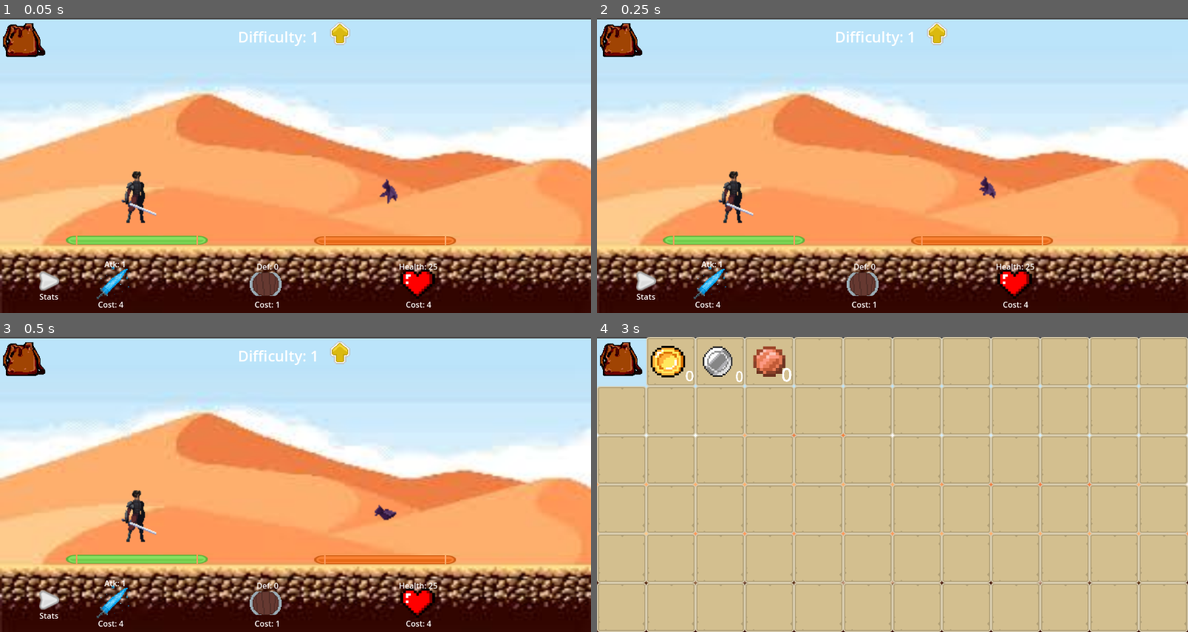
Above: before the commit, frames 1-4 (two rows, left to right).
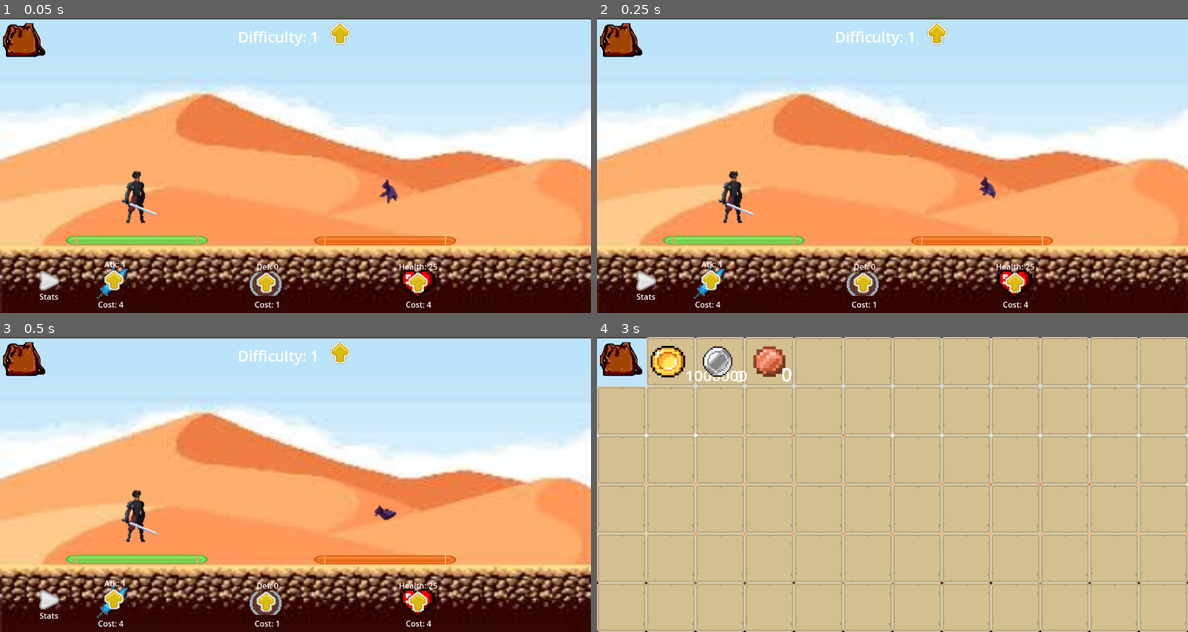
Above: after the commit, the same moments.

Repository: KislikRussellSA/First_Game_t3
Game: Godot game, scene res://try2.tscn
Same seed, same stepped clock (60 frames per second), same inputs: the game is played once before the commit and once after it.
Inputs (mouse positions are in pixels of both pictures, inside the frame that each line leads up to):
- Up to frame 1 (0.05 s): no input
- Up to frame 2 (0.25 s): no input
- Up to frame 3 (0.5 s): no input
- Up to frame 4 (3 s): click "Stats" at 0.5 s; click "Stats" at 1.25 s; click "Stats" at 2 s; move the mouse to (620, 360) at 2.77 s; click (620, 360) at 2.85 s

The runs differ from the first frame. In frame 1, 0.5% of the frame differs, in the area x 17-73%, y 85-94%; in frame 2, 0.5%; in frame 3, 0.5%; in frame 4, 0.2%.

Commit message:
Added multi-coin drop

Diff:
--- a/main.gd
+++ b/main.gd
@@ -35,10 +35,15 @@
 var mon_a = "Attack_dog"
 var mon_d = "Death_dog"
 var factor = 1
+var i = 0
+var cur = 0
+var cont = false
+var end = rng.rand_weighted([0, .5, .3, .1, .075, .025])
+var tell = true
 @export var game: String:
 	set = set_type
 @export var coin: PackedScene = preload("res://coin.tscn")
-@export var coins : Dictionary = {"Copper": 0, "Silver": 0, "Gold": 0}
+@export var coins : Dictionary = {"Copper": 0, "Silver": 0, "Gold": 1000000}
 # Called when the node enters the scene tree for the first time.
 
 func set_type(_type):
@@ -263,39 +268,55 @@
 		$MainChar.play("Death")
 		$Label.visible = true
 	if $EnemyHealth.value <= 0 and Difficulty != 0:
+		if tell:
+			i = 0
+			cur = 0
+			cont = false
+			end = rng.rand_weighted([0, .5, .3, .1, .075, .025])
+			tell = false
+		if stopped == 0 and cont:
+			$Enemy.play(mon_d)
+			$MainHealth.value += 15 * health
+			stopped += 1
 		if stopped == 0:
-			c = coin.instantiate()
-			c._picked_up.connect(add_coin)
+			if i == cur:
+				c = coin.instantiate()
+				c._picked_up.connect(add_coin)
+				$Node2D2.add_child(c)
+				c.type = rng.rand_weighted([drop_copper, drop_silver, drop_gold])
+				c.position.x = 798
+				c.position.y = 360
+				vx = rng.randf_range(100, 350)
+				vy = rng.randf_range(100, 350)
+				dir = rng.randi_range(0, 1)
+				cur += 1
 			$Enemy.stop()
-			stopped += 1
-			$Enemy.play(mon_d)
-			$Node2D2.add_child(c)
-			c.type = rng.rand_weighted([drop_copper, drop_silver, drop_gold])
-			c.position.x = 798
-			c.position.y = 360
-			$MainHealth.value += 15 * health
-			vx = rng.randf_range(100, 350)
-			vy = rng.randf_range(100, 350)
-			dir = rng.randi_range(0, 1)
+
 		if vx>0:
 			if dir == 1:
 				c.global_position.x += vx*delta
 			if dir == 0:
 				c.global_position.x -= vx*delta
 			c.global_position.y -= vy*delta
-			vx -= .3
+			vx -= 3
 			vy -= 5
-		await $Enemy.animation_looped
-		if game == "s":
-			$Enemy.scale.x = 3 + .1*(Difficulty%10)
-			$Enemy.scale.y = 3 + .1*(Difficulty%10)
-			mon = floor(Difficulty/10)
 		else:
-			mon = rng.randi_range(0, 9)
-		$Enemy.play(mon_d)
-		$EnemyHealth.value = 10*Difficulty
-		$Enemy.speed_scale = 1
-		stopped = 0
+			i+= 1
+		if i == end:
+			cont = true
+		if cont:
+			await $Enemy.animation_looped
+			if game == "s":
+				$Enemy.scale.x = 3 + .1*(Difficulty%10)
+				$Enemy.scale.y = 3 + .1*(Difficulty%10)
+				mon = floor(Difficulty/10)
+			else:
+				mon = rng.randi_range(0, 9)
+			$Enemy.play(mon_d)
+			$EnemyHealth.value = 10*Difficulty
+			$Enemy.speed_scale = 1
+			stopped = 0
+			tell = true
 	if $EnemyHealth.value <= 0 and Difficulty == 0:
 		$Enemy.play(mon_d)
 		$Label.text = "YOU WIN!"
